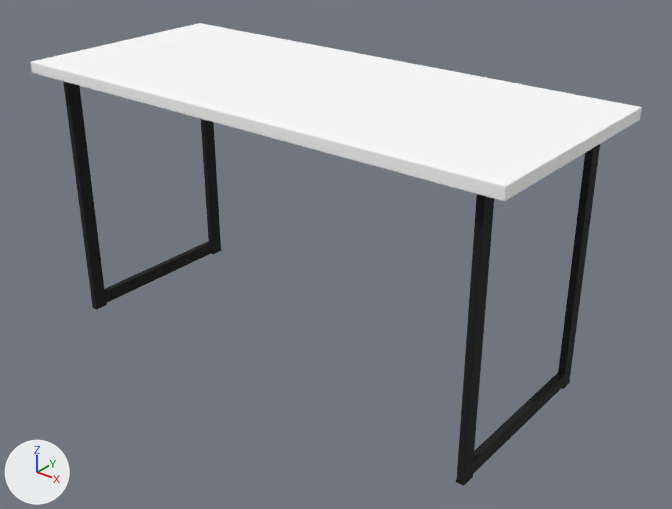
Two versions of the glTF model assets/3d/table-loft.glb, one commit apart.
Rendered twice from a 50 mm lens placed at (1.522, -1.802, 1.429), pointed at (0.074, 0.008, 0.307). The lights are fixed; the arrows at lower left show +X, +Y and +Z. The older version comes first.

Objects in the first picture: 'Перекладина рамы', 'Перекладина рамы.002', 'Стойка рамы', 'Стойка рамы.001', 'Стойка рамы.002', 'Стойка рамы.003', 'Столешница' and 1 more.
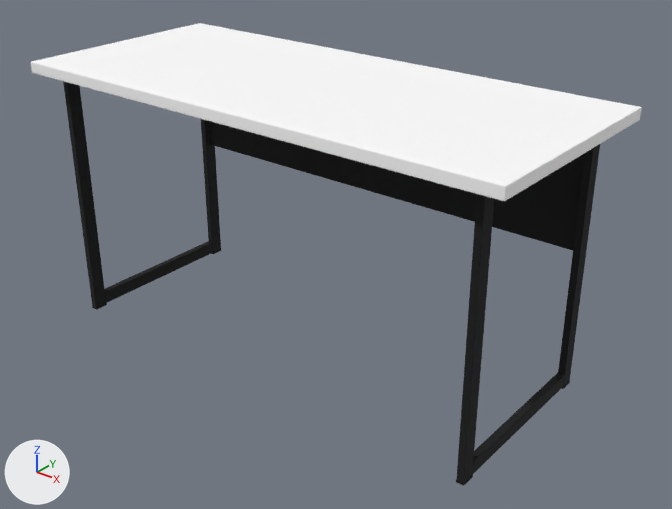
Commit message: Brace the loft table with a rear steel panel instead of a stretcher

Edits to the bpy script that builds the scene:
```text
Add me_перегородка:
    me_перегородка.from_pydata(...)  # 56 vertices, 108 faces; spans x -0.66..0.66, y 0.254..0.256, z 0.4..0.748
    me_перегородка.materials.append(mat_порошковая_краска_чёрная)  # black #111213
Add ob_перегородка:
    ob_перегородка = bpy.data.objects.new('Перегородка', me_перегородка)
    ob_перегородка.location = (0.0, 0.0, 0.0)
```

Changed parts and their boxes (x1, y1, x2, y2) in the pictures (672 x 509 px):
'Перегородка', added (black): after (209, 121, 585, 250)
